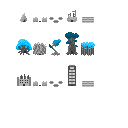
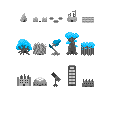
Layered file, before and after one edit (128 x 128). Changes by layer:
painted on "Tiles" over [33,32,94,87]
